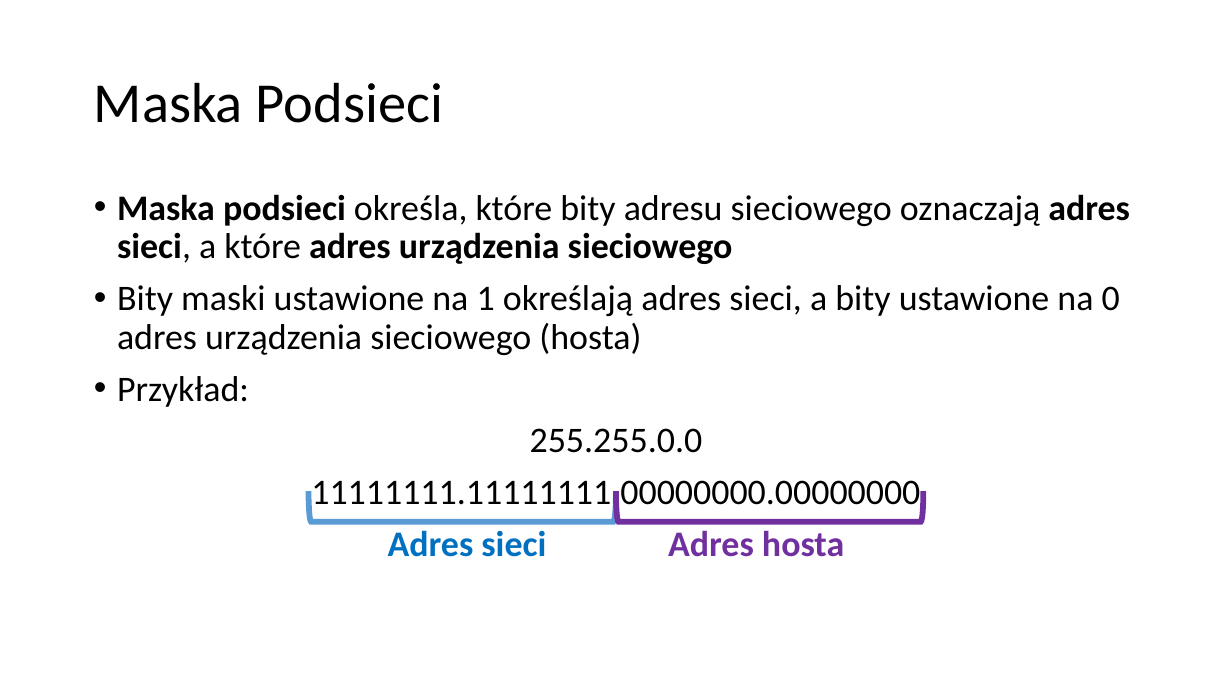
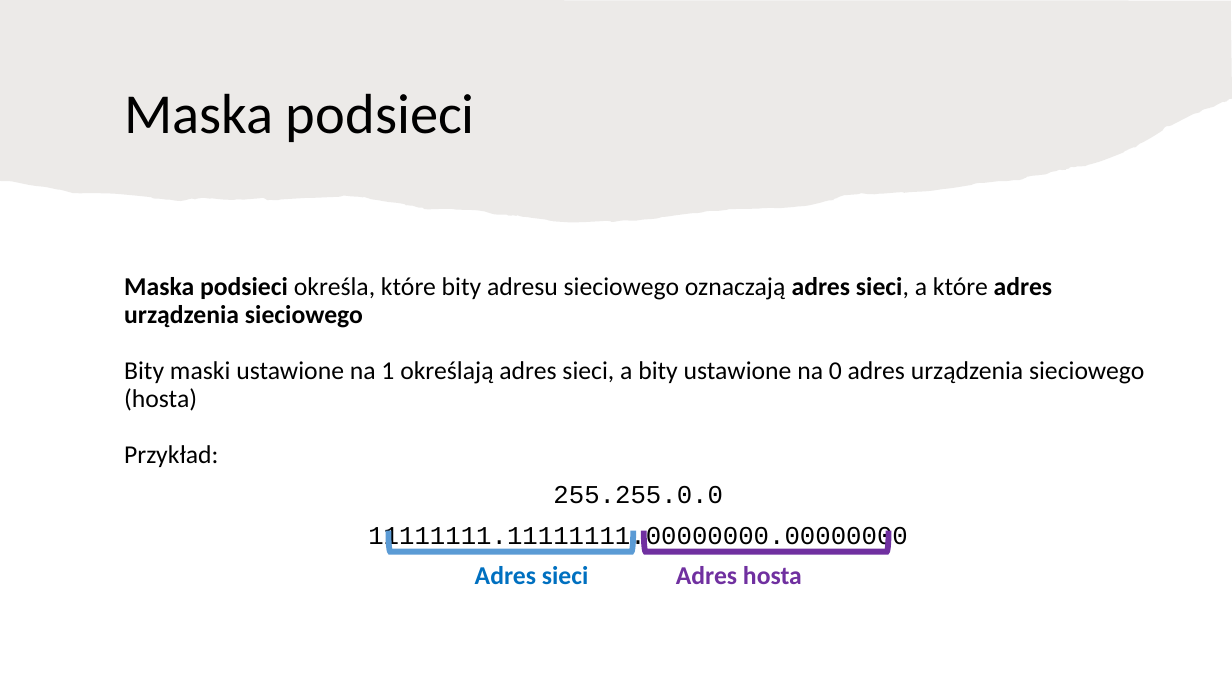
Before and after one commit to blackbat13/cs-lut, a slide deck: slide 5 of Sieci komputerowe/Adresy sieciowe.pptx. Drawn at 1232x693 pixels with LibreOffice and Linux fonts; fonts in the diff are those of the drawing. Boxes give left, top, right and bottom in pixels: in the first picture for what was removed or moved away, otherwise in the second. Text is boxed around its words. In the diff, an @@ line names an element or a change of style, - is before the commit and + after.

```diff
--- a/Sieci komputerowe/Adresy sieciowe.pptx
+++ b/Sieci komputerowe/Adresy sieciowe.pptx
@@ freeform shape added at box(0, 0, 1232, 223), fill #82766A at 15% opacity @@
@@ title at box(124, 93, 475, 142): text changed @@
-Maska Podsieci
+Maska podsieci
@@ text "Maska podsieci określa, które bity ...": place and size @@
-text "Maska podsieci określa, które bity ..." at box(117, 194, 1130, 557)
+text "Maska podsieci określa, które bity ..." at box(124, 277, 1144, 585)
@@ text "Maska podsieci określa, które bity ..." at box(124, 277, 1144, 585): size 28 to 20 pt; font Calibri to Courier New in "255.255.0.0", "11111111.11111111.00000000.00000000"; bullet • to none; more space between paragraphs; vertical alignment top to middle @@
@@ left bracket: place and size @@
-left bracket at box(309, 492, 616, 522)
+left bracket at box(388, 531, 633, 552)
@@ left bracket: place and size @@
-left bracket at box(616, 492, 924, 522)
+left bracket at box(644, 531, 889, 552)
```
Also in this commit, not shown: 8 other slides changed, 1 slide added, 1 slide removed, 4 other files.
